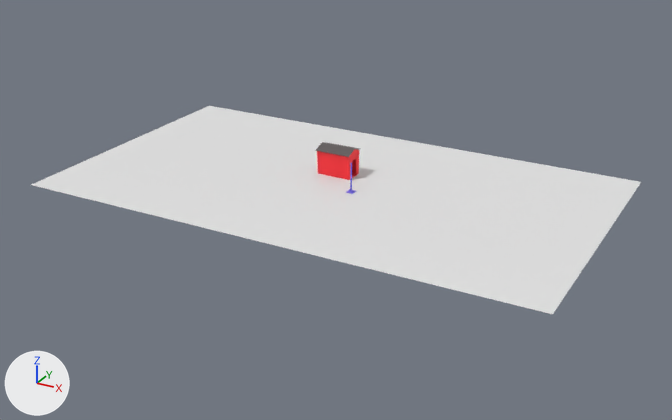
Before and after pictures for a commit that changed the Blender file project/scene.blend.
Both versions are drawn from a 50 mm camera at (112.3, -204.8, 94.5) aimed at (1.9, -4.0, -5.9). Every picture has the same lights, and +X, +Y and +Z are marked at lower left.

The first picture shows 'House', 'Plane'.
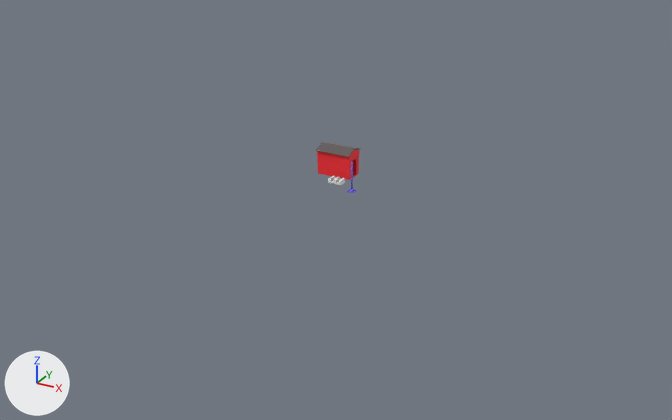
Boxes (x1, y1, x2, y2) around the edits, measured in the pictures (672 x 420 px):
```json
{"object": "Plane", "change": "hidden", "before": [31, 106, 641, 314]}
{"object": "Cylinder", "change": "moved", "before": [350, 163, 352, 190], "after": [351, 162, 353, 190]}
{"object": "Foot", "change": "now drawn", "after": [347, 189, 357, 193]}
```

Scene script edits in JSON lines:
```json
{"op": "add", "block": "ob_plane", "code": "ob_plane.hide_viewport = True"}
{"op": "set", "path": "ob_cylinder.location", "old": "(6.1, -3.5, 4.3)", "new": "(6.1, -3.1, 4.3)"}
```
